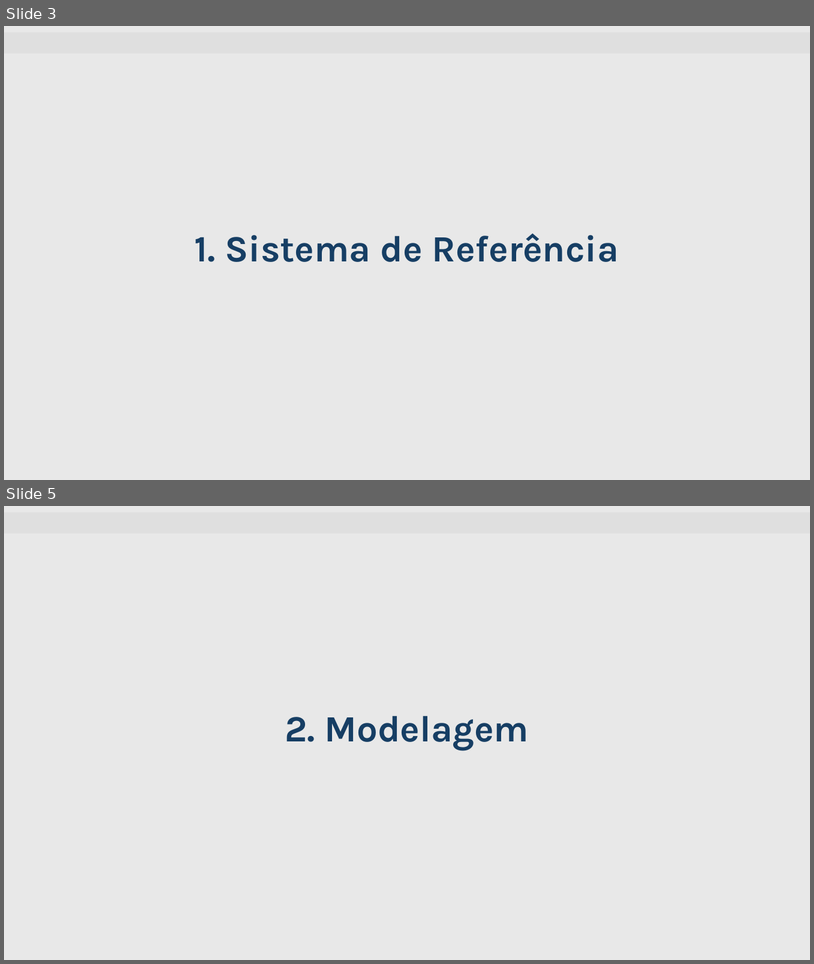
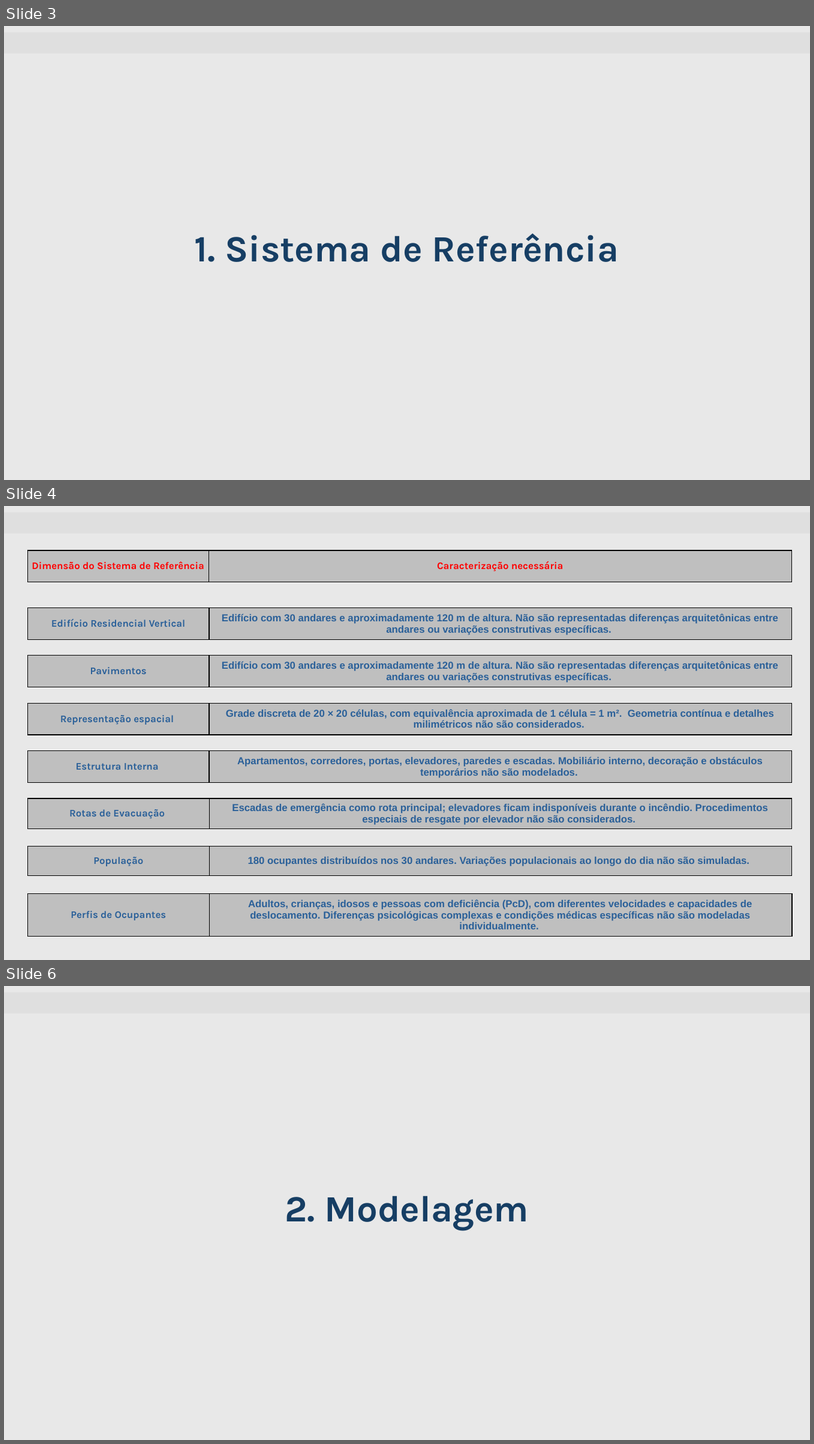
Before and after one commit to mattedi/Simulacao-2026, a slide deck: PedroR_MarlonM_LeonardoD/Template_Seminario_ Pedro_Marlon_Leonardo_Revisado_1.pptx. Shown one above the other, each under a label of ours: slides 3 and 5 before the commit, slides 3, 4 and 6 after it; the slides between them are not shown. The pictures are 814x964 and 814x1444 pixels, drawn with LibreOffice and Linux fonts; fonts in the diff are those of the drawing; background and template pictures are left out. Boxes give left, top, right and bottom in pixels: in the first picture for what was removed or moved away, otherwise in the second. Text is boxed around its words. In the diff, an @@ line names an element or a change of style, - is before the commit and + after.

```diff
--- a/PedroR_MarlonM_LeonardoD/Template_Seminario_ Pedro_Marlon_Leonardo_Revisado_1.pptx
+++ b/PedroR_MarlonM_LeonardoD/Template_Seminario_ Pedro_Marlon_Leonardo_Revisado_1.pptx
@@ slide 4 added at (4, 506, 810, 960), background #E8E8E8; not listed: 1 template element that a slide beside it also shows @@
@@ table added at (27, 550, 792, 582), 1 rows, 2 columns @@
+Dimensão do Sistema de Referência | Caracterização necessária
@@ table added at (27, 607, 792, 639), 1 rows, 2 columns @@
+Edifício Residencial Vertical | Edifício com 30 andares e aproximadamente 120 m de altura. Não são representadas diferenças arquitetônicas entre andares ou variações construtivas específicas.
@@ table added at (27, 655, 792, 687), 1 rows, 2 columns @@
+Pavimentos | Edifício com 30 andares e aproximadamente 120 m de altura. Não são representadas diferenças arquitetônicas entre andares ou variações construtivas específicas.
@@ table added at (27, 703, 792, 735), 1 rows, 2 columns @@
+Representação espacial | Grade discreta de 20 × 20 células, com equivalência aproximada de 1 célula = 1 m². Geometria contínua e detalhes milimétricos não são considerados.
@@ table added at (27, 750, 792, 782), 1 rows, 2 columns @@
+Estrutura Interna | Apartamentos, corredores, portas, elevadores, paredes e escadas. Mobiliário interno, decoração e obstáculos temporários não são modelados.
@@ table added at (27, 798, 792, 829), 1 rows, 2 columns @@
+Rotas de Evacuação | Escadas de emergência como rota principal; elevadores ficam indisponíveis durante o incêndio. Procedimentos especiais de resgate por elevador não são considerados.
@@ table added at (27, 846, 792, 877), 1 rows, 2 columns @@
+População | 180 ocupantes distribuídos nos 30 andares. Variações populacionais ao longo do dia não são simuladas.
@@ table added at (27, 894, 792, 931), 1 rows, 2 columns @@
+Perfis de Ocupantes | Adultos, crianças, idosos e pessoas com deficiência (PcD), com diferentes velocidades e capacidades de deslocamento. Diferenças psicológicas complexas e condições médicas específicas não são modeladas individualmente.
@@ what was slide 5 is now slide 6 @@
```
Also in this commit, not shown: 4 other slides added, 4 slides removed.
